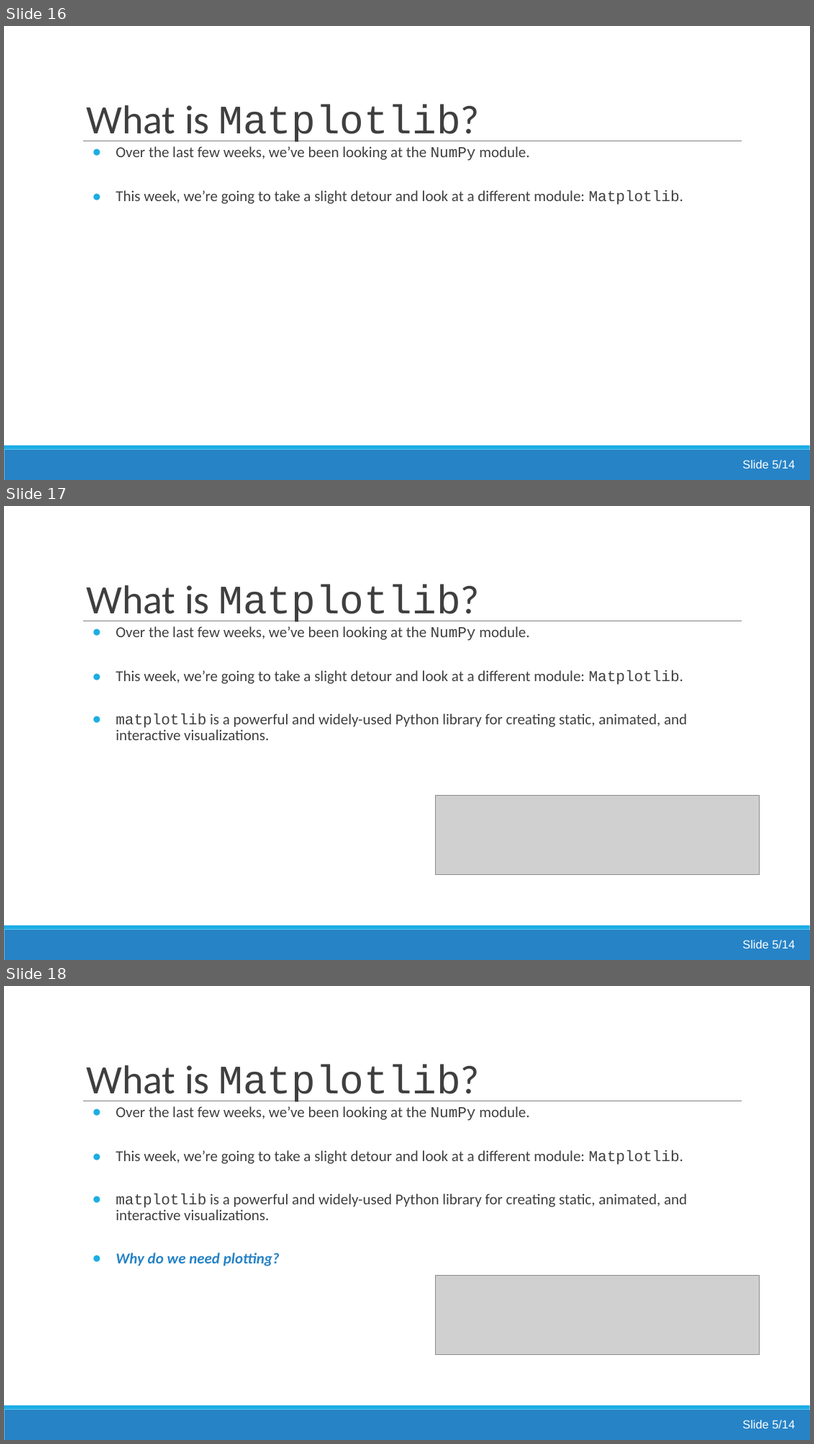
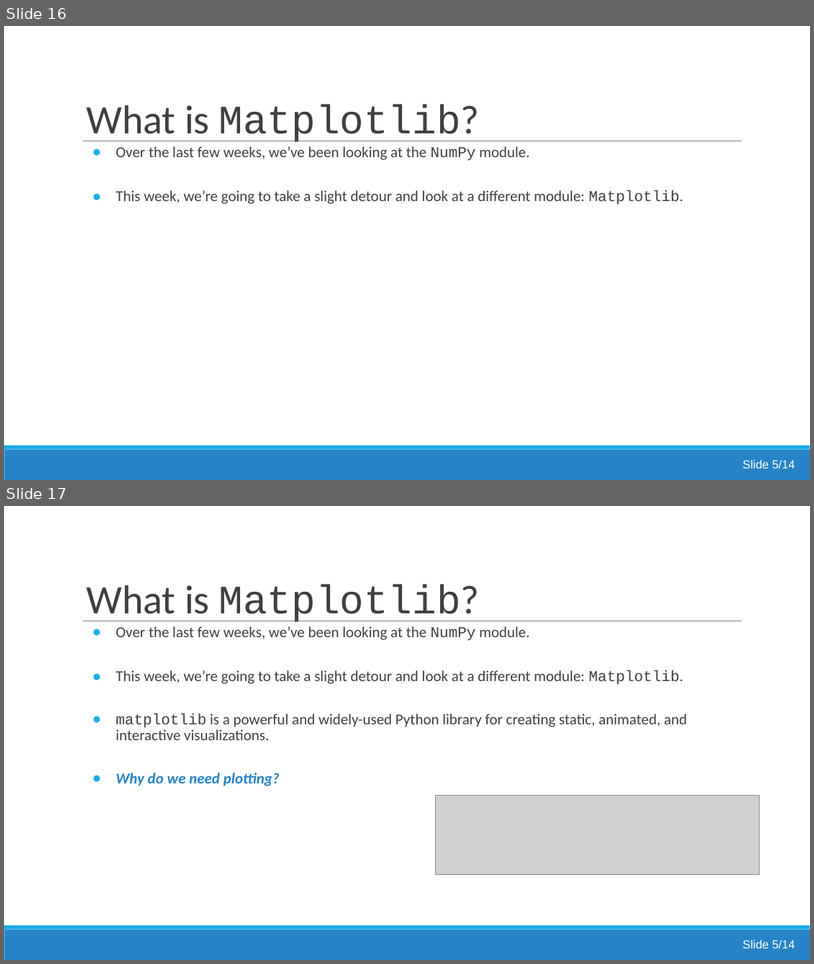
Before and after one commit to jsmartinstats/SCIF10002-2026, a slide deck: 09/Lecture8_intro_matplotlib.pptx. Shown one above the other, each under a label of ours: slides 16, 17 and 18 before the commit, slides 16 and 17 after it. The pictures are 814x1444 and 814x964 pixels, drawn with LibreOffice and Linux fonts; fonts in the diff are those of the drawing; grey boxes stand for pictures. Boxes give left, top, right and bottom in pixels: in the first picture for what was removed or moved away, otherwise in the second. Text is boxed around its words. In the diff, an @@ line names an element or a change of style, - is before the commit and + after.

Commit message:
Release week 10; add week 9 solutions

```diff
--- a/09/Lecture8_intro_matplotlib.pptx
+++ b/09/Lecture8_intro_matplotlib.pptx
@@ slide 17 removed at (4, 506, 810, 960), background #FFFFFF; not listed: 3 template elements that a slide beside it also shows @@
@@ title removed at (86, 584, 480, 622) @@
-What is Matplotlib?
@@ text removed at (116, 626, 687, 740) @@
-● Over the last few weeks, we’ve been looking at the NumPy module.
-● This week, we’re going to take a slight detour and look at a different module: Matplotlib.
-● matplotlib is a powerful and widely-used Python library for creating static, animated, and interactive visualizations.
@@ picture removed at (435, 795, 759, 875) @@
@@ text removed at (743, 939, 795, 948) @@
-Slide 5/14
@@ what was slide 18 is now slide 17 @@
```
Also in this commit, not shown: 1 slide changed, 3 other slides removed, 33 other files.
